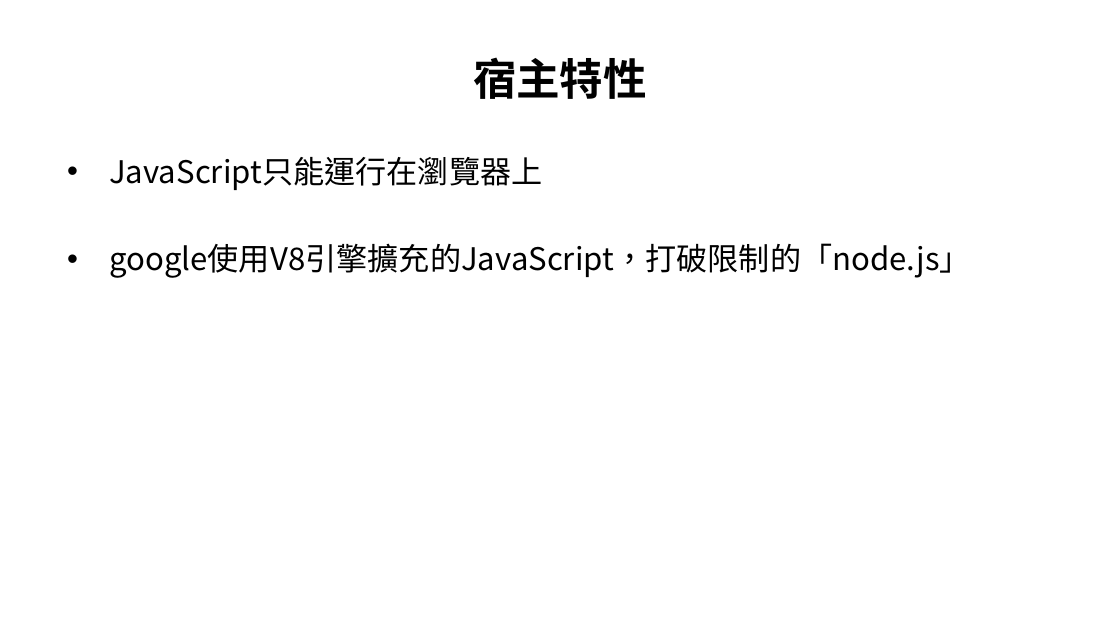
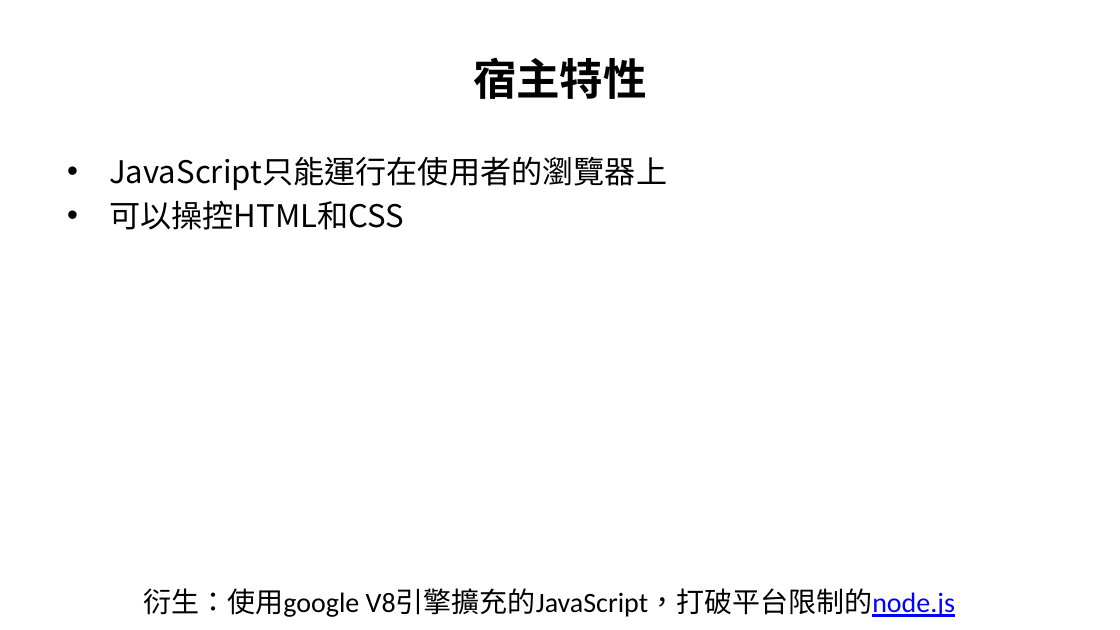
Before and after one commit to allen8101070/JavaScript-PPT, a slide deck: slide 5 of javaScript.pptx. Drawn at 1120x630 pixels with LibreOffice and Linux fonts; fonts in the diff are those of the drawing; background and template pictures are left out. Boxes give left, top, right and bottom in pixels: in the first picture for what was removed or moved away, otherwise in the second. Text is boxed around its words. In the diff, an @@ line names an element or a change of style, - is before the commit and + after.

```diff
--- a/javaScript.pptx
+++ b/javaScript.pptx
@@ text at [109,157,667,230]: text changed @@
-• JavaScript只能運行在瀏覽器上
-• google使用V8引擎擴充的JavaScript，打破限制的「node.js」
+• JavaScript只能運行在使用者的瀏覽器上
+• 可以操控HTML和CSS
@@ text added at [143,588,955,617], 18 pt, text #000000 @@
+衍生：使用google V8引擎擴充的JavaScript，打破平台限制的node.js
```
Also in this commit, not shown: 27 other slides changed, 13 slides added, 8 slides removed, 3 other files.
